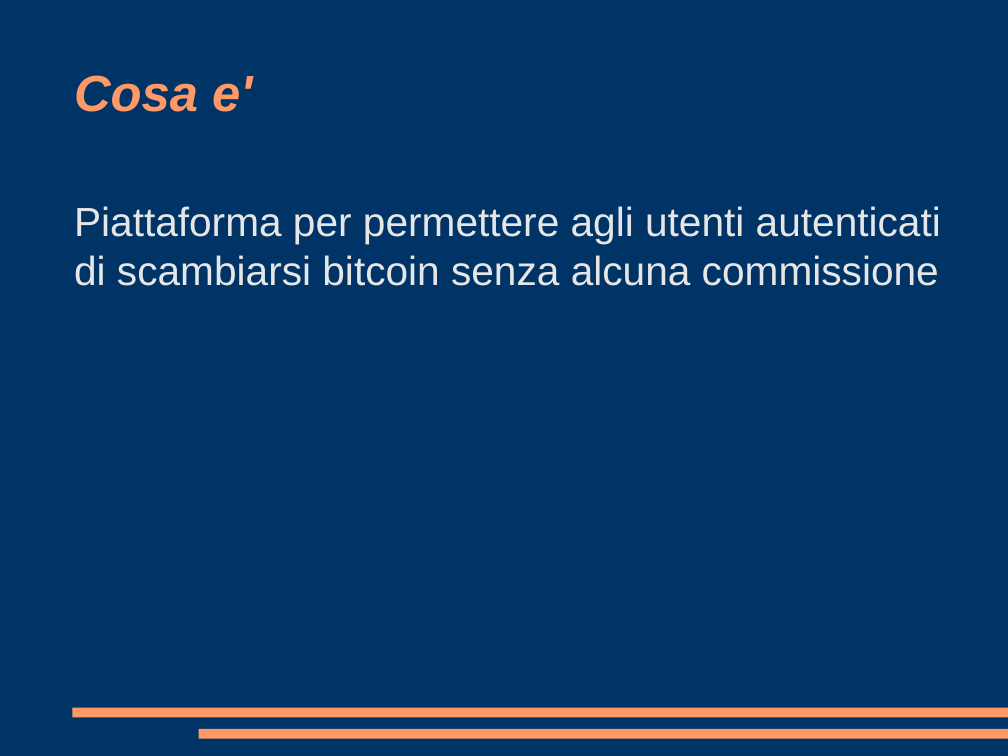
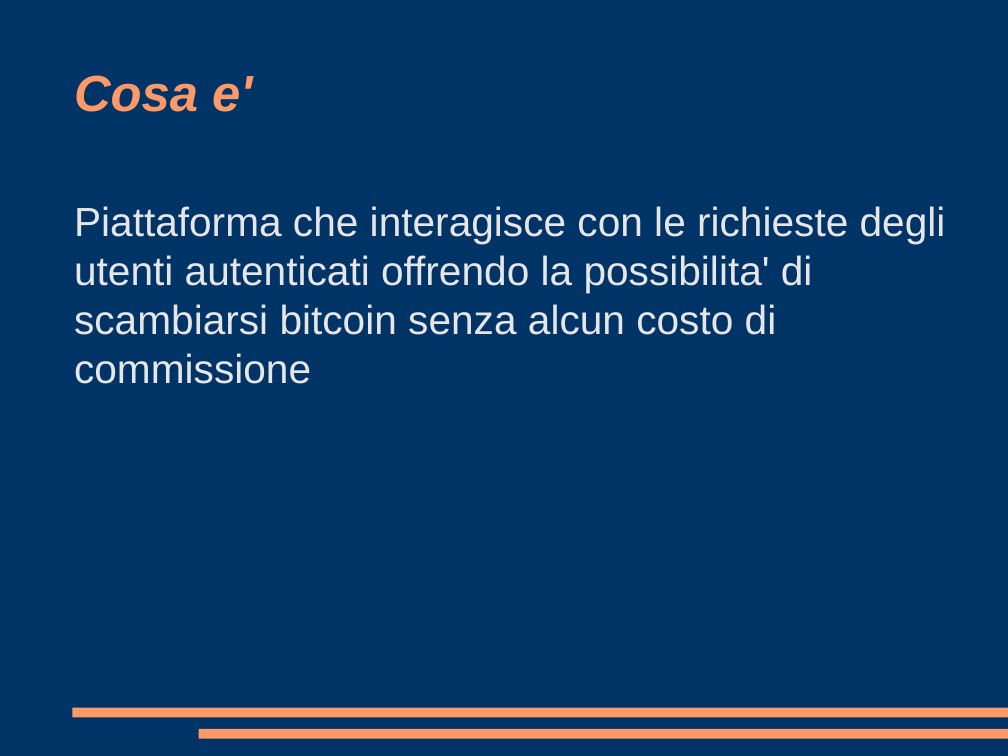
Before and after one commit to fachinmax/exchange_platform, a slide deck: slide 2 of presentazione.odp. Drawn at 1008x756 pixels with LibreOffice and Linux fonts; fonts in the diff are those of the drawing. Boxes give left, top, right and bottom in pixels: in the first picture for what was removed or moved away, otherwise in the second. Text is boxed around its words. In the diff, an @@ line names an element or a change of style, - is before the commit and + after.

```diff
--- a/presentazione.odp
+++ b/presentazione.odp
@@ text at <box>74,206,946,384</box>: text changed @@
-Piattaforma per permettere agli utenti autenticati di scambiarsi bitcoin senza alcuna commissione
+Piattaforma che interagisce con le richieste degli utenti autenticati offrendo la possibilita' di scambiarsi bitcoin senza alcun costo di commissione
```
Also in this commit, not shown: 2 other slides changed, 1 slide added.
